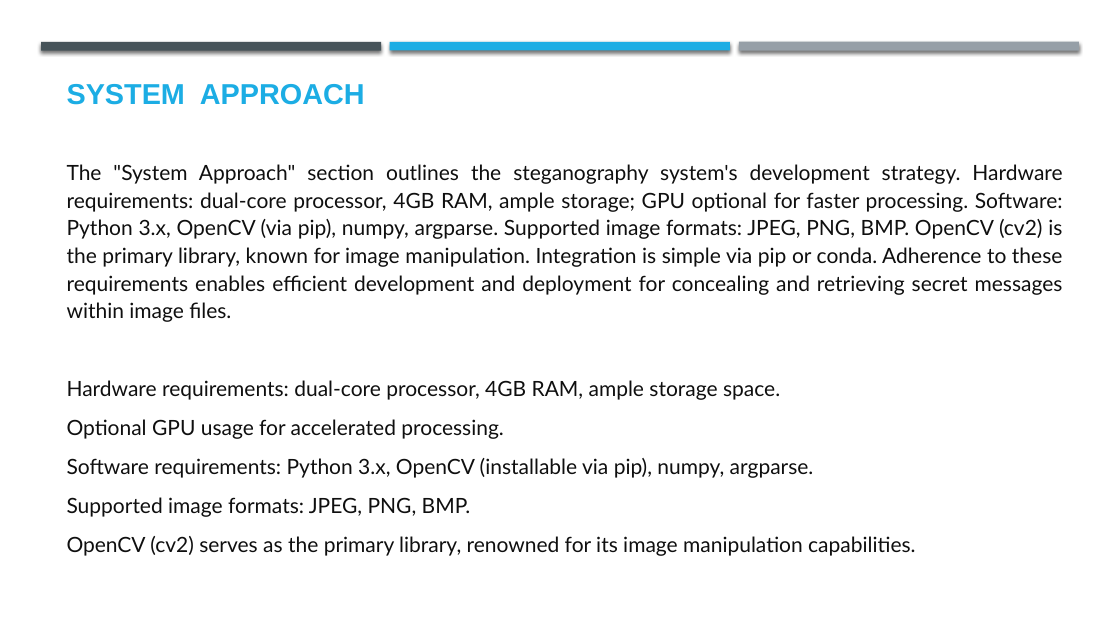
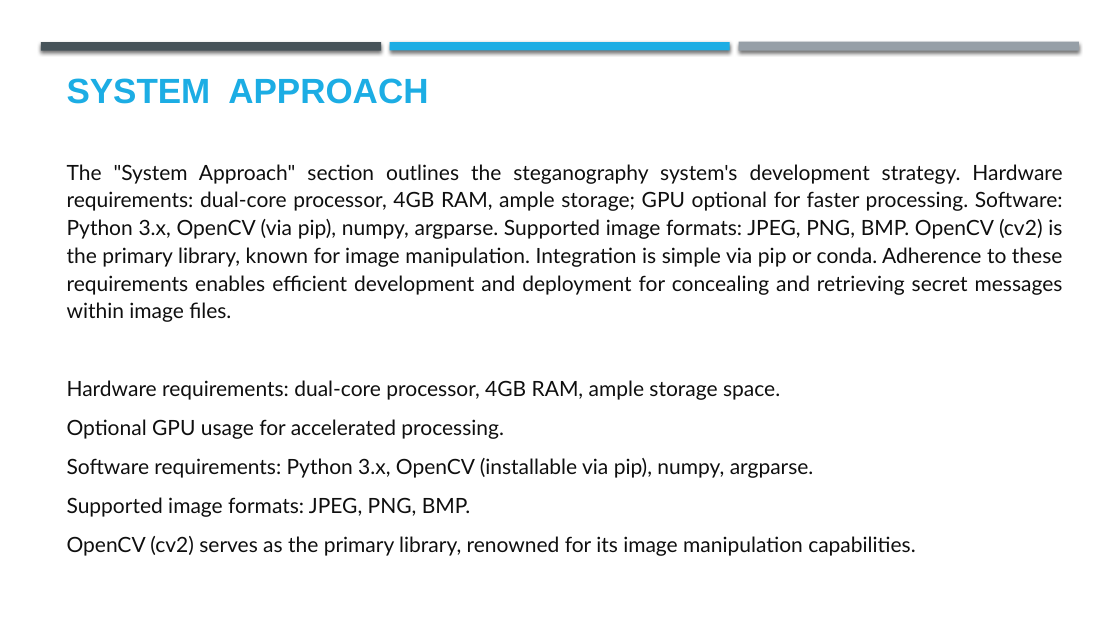
Before and after one commit to mdriz22/EDUNET-NAAN-MUDHALVAN, a slide deck: slide 5 of Steganography/Project template .pptx. Drawn at 1120x630 pixels with LibreOffice and Linux fonts; fonts in the diff are those of the drawing; background and template pictures are left out. Boxes give left, top, right and bottom in pixels: in the first picture for what was removed or moved away, otherwise in the second. Text is boxed around its words. In the diff, an @@ line names an element or a change of style, - is before the commit and + after.

```diff
--- a/Steganography/Project template .pptx
+++ b/Steganography/Project template .pptx
@@ text "SYSTEM APPROACH" at box(67, 78, 428, 104): size 24.6 to 30.1 pt @@
```
Also in this commit, not shown: 6 other slides changed, 1 slide added, 1 slide removed, 4 other files.
